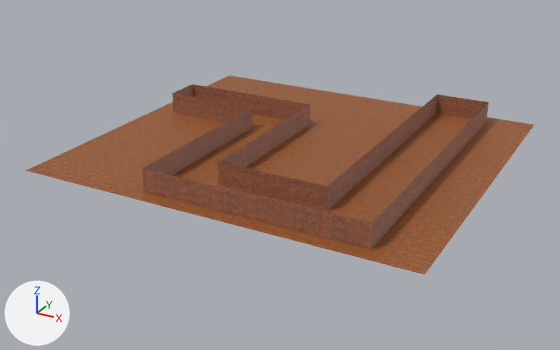
Renders of the FBX model Assets/Environment/backstage_level.fbx from each side of a commit.
Both versions are drawn from a 50 mm camera at (2.14, -2.93, 1.22) aimed at (0.69, -0.28, -0.11). The lights are fixed; the arrows at lower left show +X, +Y and +Z. Where no turn or scale is listed for an object, it has been applied to the vertices.

The scene before the commit, as lines of its bpy script (objects in view):
```python
me_floor = bpy.data.meshes.new('Floor')
me_floor.from_pydata(...)  # 4 vertices, 1 face; spans x -0.82..0.82, y -0.76..0.76, z 0.0
me_floor.materials.append(mat_floor__floor_texture_jpg)  # picture img_floor_texture_jpg
me_walls = bpy.data.meshes.new('Walls')
me_walls.from_pydata(...)  # 30 vertices, 36 faces; spans x -0.009..1.353, y -0.874..0.504, z -0.02..0.075
# faces by material slot: [26, 10]
me_walls.materials.append(mat_brick_002__brick_texture_jpg)  # picture img_brick_texture_jpg
me_walls.materials.append(mat_general__general)  # its picture is missing
# before: 22 (1.353, -0.874, -0.02) at pixel (370, 249), 23 (1.353, -0.874, 0.075) at pixel (372, 223), 26 (1.353, 0.504, -0.02) at pixel (486, 121), 27 (1.353, 0.504, 0.075) at pixel (488, 102)
ob_floor = bpy.data.objects.new('Floor', me_floor)
ob_floor.location = (0.726, -0.182, 0.0)
ob_walls = bpy.data.objects.new('Walls', me_walls)
ob_walls.location = (-0.006, 0.0, 0.02)
```
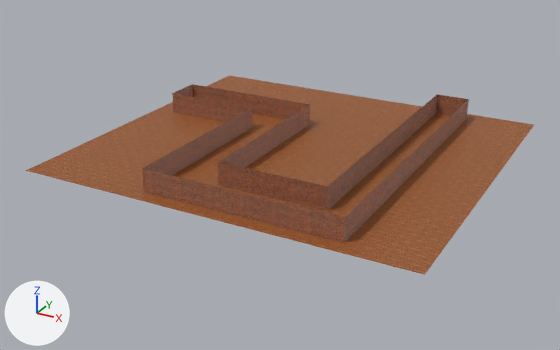
Commit message: Backstage level update

Where the change shows, as pixel boxes [x1, y1, x2, y2] in the pictures (560 x 350 px; the box of a moved part takes in the faces that stretch with it):
'Walls', reshaped: before [142, 84, 489, 250]; after [142, 84, 469, 243]
part 1 of me_walls, moved or reshaped: before [142, 94, 489, 250]; after [142, 94, 469, 243]

The change in detail:
me_walls has 30 vertices, 36 faces and spans x -0.009..1.353, y -0.874..0.504, z -0.02..0.075.
me_walls is used by ob_walls; location (-0.006, 0.0, 0.02).
Part 1, on me_walls:
Vertices 22, 23, 26, 27 of me_walls move by (-0.092, 0.0, 0.0).
